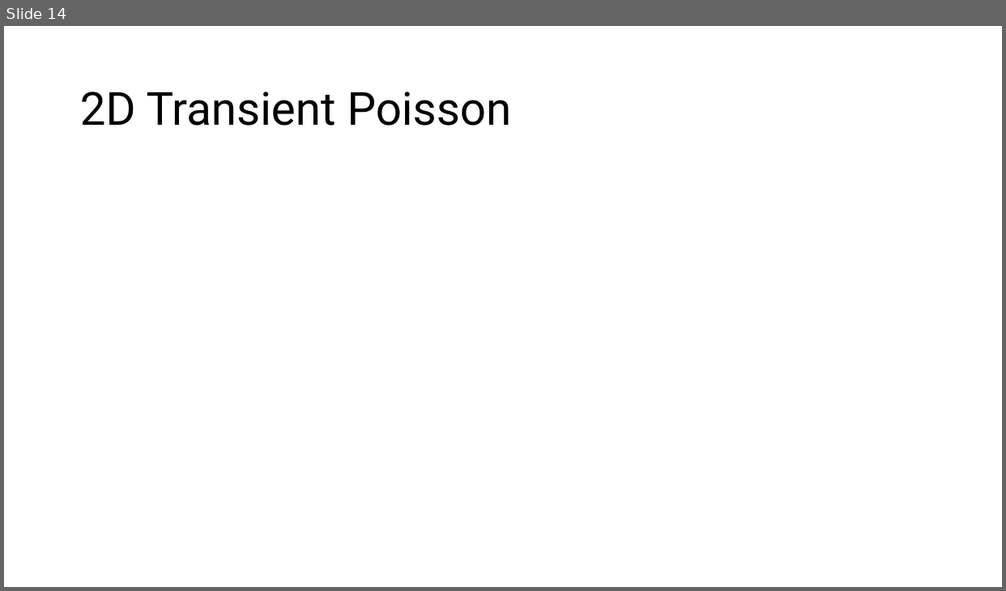
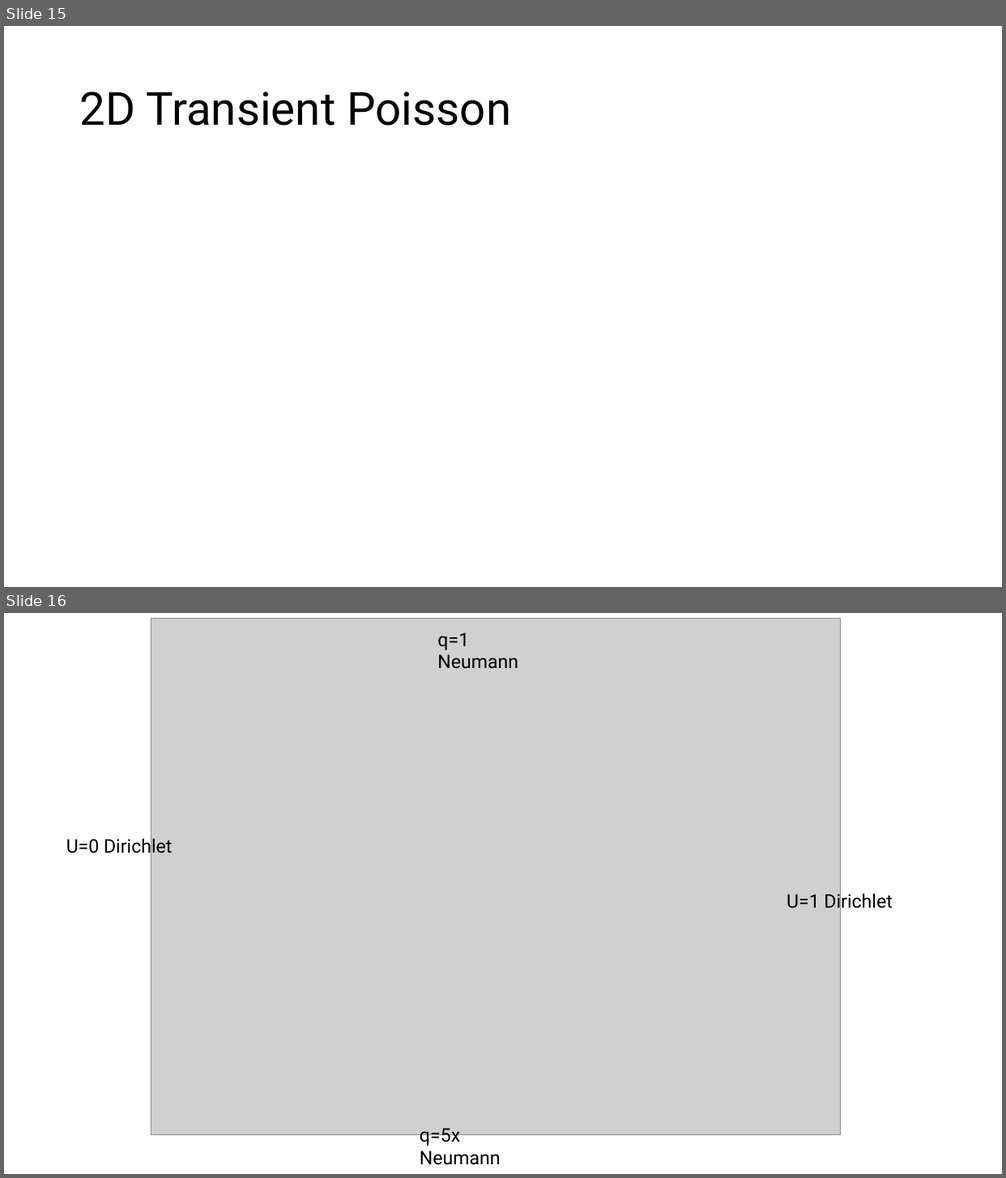
Before and after one commit to lfreeman5/Fall25, a slide deck: FEA/Final_Project/Final_Presentation.pptx. Shown one above the other, each under a label of ours: slide 14 before the commit, slides 15 and 16 after it. The pictures are 1006x591 and 1006x1178 pixels, drawn with LibreOffice and Linux fonts; fonts in the diff are those of the drawing; grey boxes stand for pictures. Boxes give left, top, right and bottom in pixels: in the first picture for what was removed or moved away, otherwise in the second. Text is boxed around its words. In the diff, an @@ line names an element or a change of style, - is before the commit and + after.

```diff
--- a/FEA/Final_Project/Final_Presentation.pptx
+++ b/FEA/Final_Project/Final_Presentation.pptx
@@ slide 16 added at <box>4,613,1002,1174</box>, background #FFFFFF @@
@@ picture added at <box>151,618,840,1135</box> @@
@@ text added at <box>437,632,518,669</box>, 18 pt, text #000000 @@
+q=1 Neumann
@@ text added at <box>66,836,172,857</box>, 18 pt, text #000000 @@
+U=0 Dirichlet
@@ text added at <box>786,891,892,912</box>, 18 pt, text #000000 @@
+U=1 Dirichlet
@@ text added at <box>420,1128,501,1165</box>, 18 pt, text #000000 @@
+q=5x Neumann
@@ what was slide 14 is now slide 15 @@
```
Also in this commit, not shown: 3 slides changed, 7 other files.
